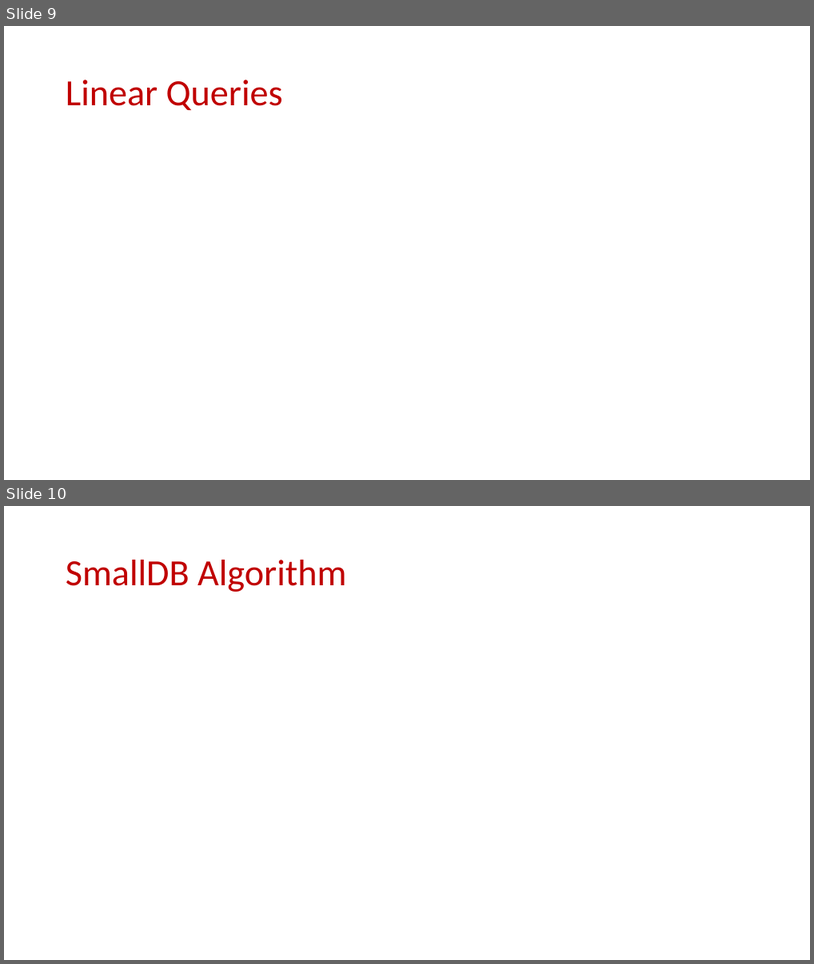
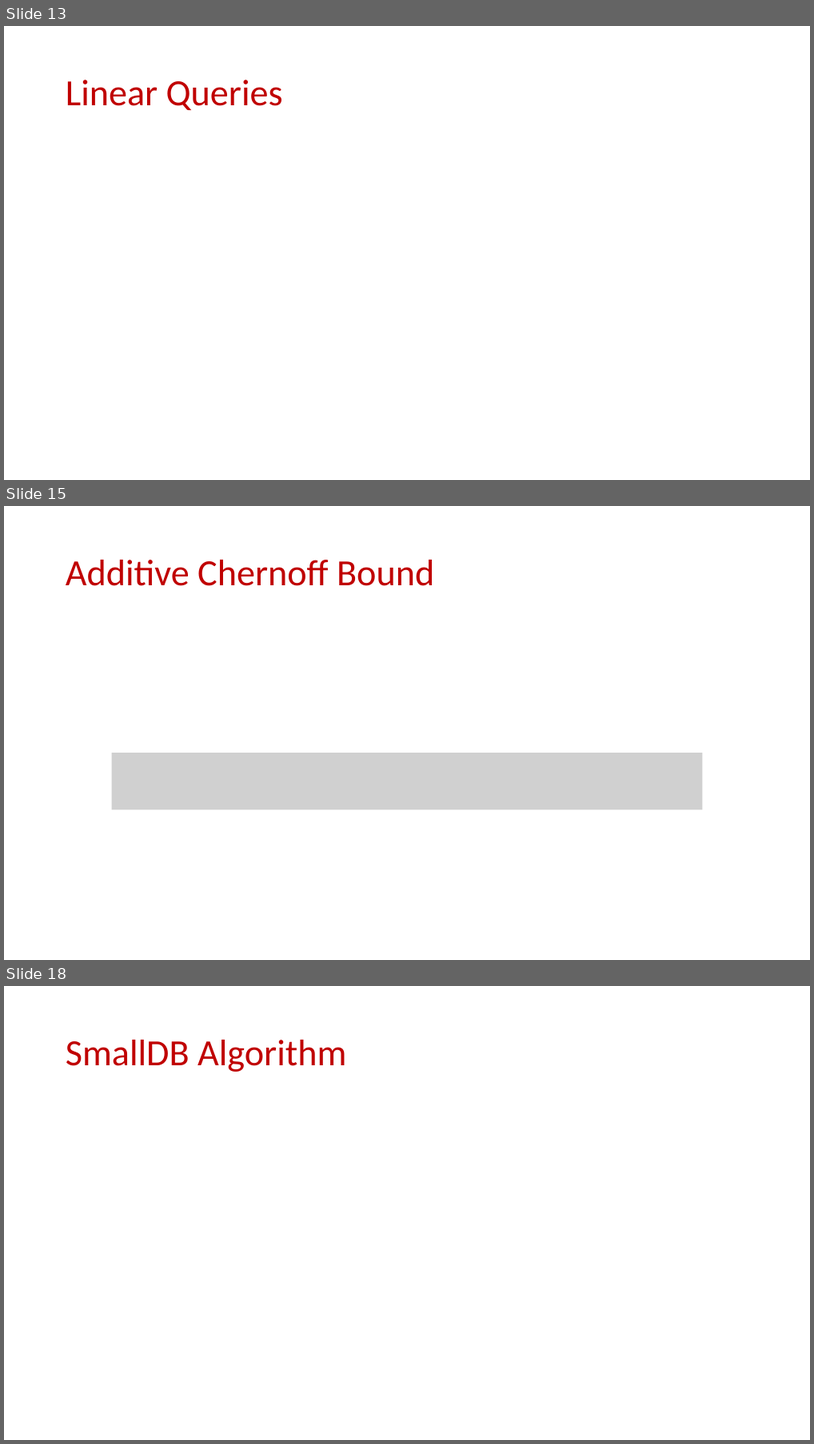
Before and after one commit to samsonzhou/samsonzhou.github.io, a slide deck: CSCE658-S24/L22.pptx. Shown one above the other, each under a label of ours: slides 9 and 10 before the commit, slides 13, 15 and 18 after it; the slides between them are not shown. The pictures are 814x964 and 814x1444 pixels, drawn with LibreOffice and Linux fonts; fonts in the diff are those of the drawing; grey boxes stand for pictures. Boxes give left, top, right and bottom in pixels: in the first picture for what was removed or moved away, otherwise in the second. Text is boxed around its words. In the diff, an @@ line names an element or a change of style, - is before the commit and + after.

```diff
--- a/CSCE658-S24/L22.pptx
+++ b/CSCE658-S24/L22.pptx
@@ slide 15 added at bbox=[4, 506, 810, 960], background #FFFFFF @@
@@ title added at bbox=[66, 560, 434, 586], 44 pt, text #C00000 @@
+Additive Chernoff Bound
@@ picture added at bbox=[112, 753, 702, 810] @@
@@ what was slide 9 is now slide 13 @@
@@ what was slide 10 is now slide 18 @@
```
Also in this commit, not shown: 1 slide changed, 34 other slides added.
